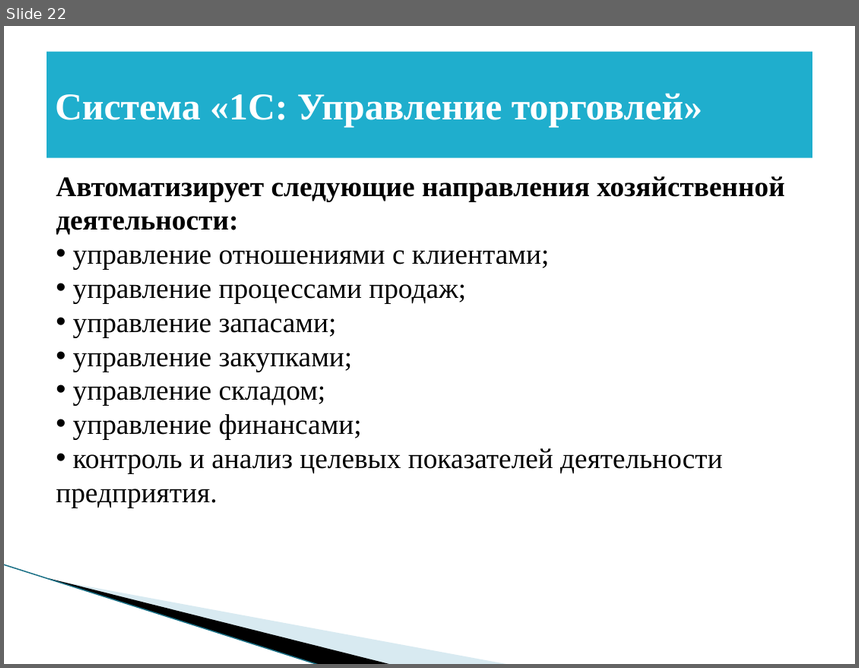
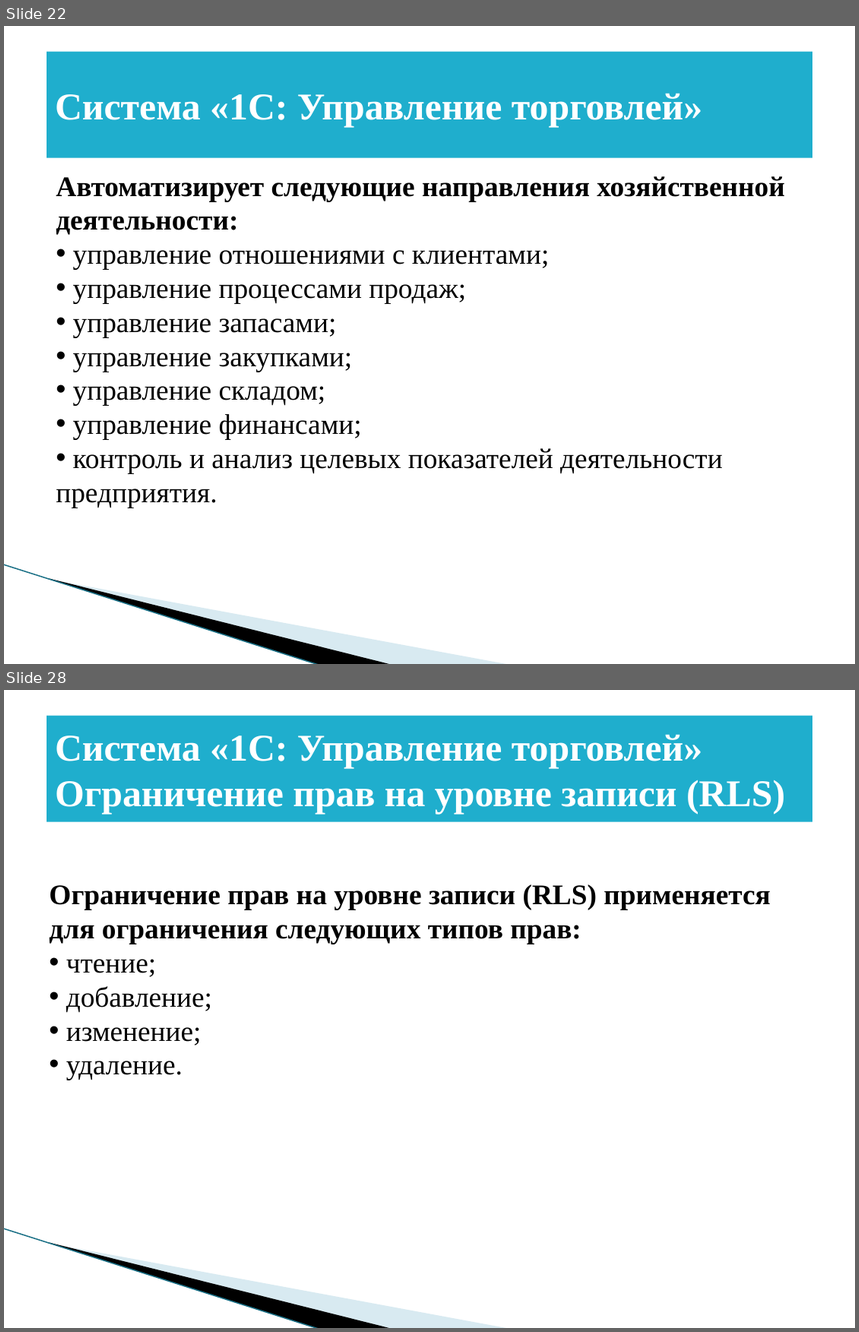
Before and after one commit to BadMax-Kirov/VKR, a slide deck: Выпускная квалификационная работа.pptx. Shown one above the other, each under a label of ours: slide 22 before the commit, slides 22 and 28 after it; the slides between them are not shown. The pictures are 859x668 and 859x1332 pixels, drawn with LibreOffice and Linux fonts; fonts in the diff are those of the drawing; background and template pictures are left out. Boxes give left, top, right and bottom in pixels: in the first picture for what was removed or moved away, otherwise in the second. Text is boxed around its words. In the diff, an @@ line names an element or a change of style, - is before the commit and + after.

```diff
--- a/Выпускная квалификационная работа.pptx
+++ b/Выпускная квалификационная работа.pptx
@@ slide 28 added at [4,690,855,1328], background #FFFFFF; not listed: 3 template elements that a slide beside it also shows @@
@@ title added at [47,716,813,822], fill #1FAECD, 32 pt, text #FFFFFF, bold @@
+Система «1C: Управление торговлей» Ограничение прав на уровне записи (RLS)
@@ text added at [49,885,771,1081], 24 pt, text #000000, bold @@
+Ограничение прав на уровне записи (RLS) применяется для ограничения следующих типов прав:
+• чтение;
+• добавление;
+• изменение;
+• удаление.
```
Also in this commit, not shown: 1 slide changed, 11 other slides added, 1 other file.
